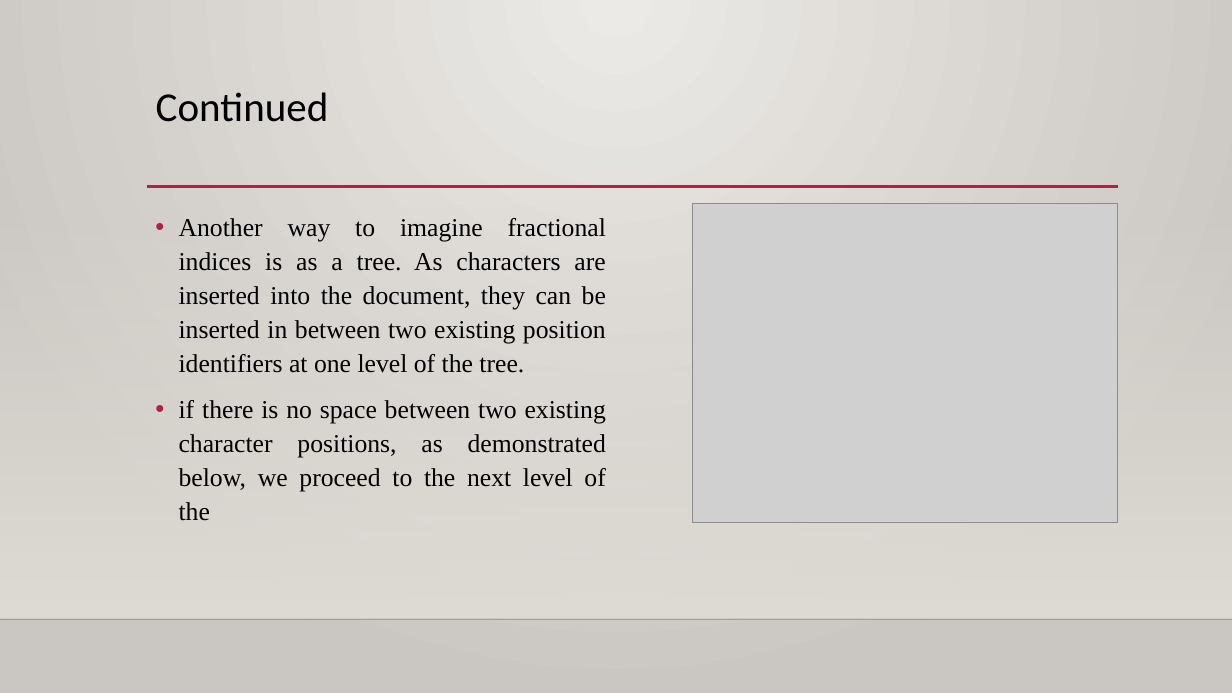
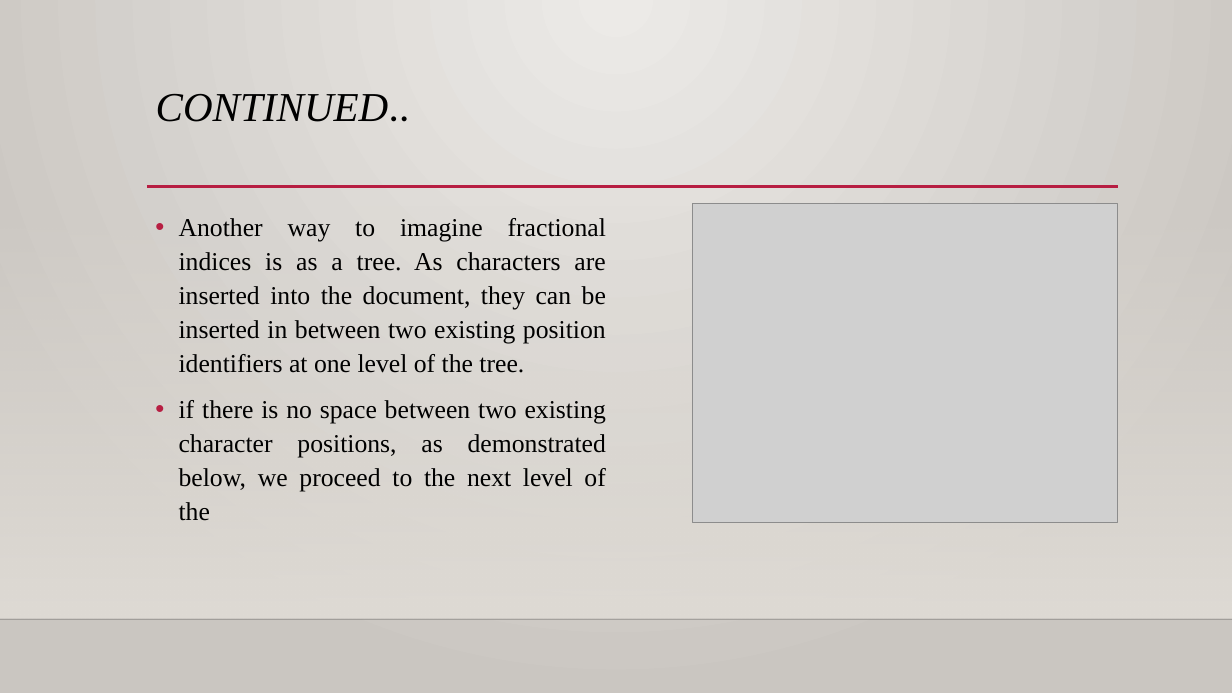
Before and after one commit to azhagumathi/task, a slide deck: slide 29 of crdt.pptx (slide 23 before the commit). Drawn at 1232x693 pixels with LibreOffice and Linux fonts; fonts in the diff are those of the drawing; grey boxes stand for pictures; background and template pictures are left out. Boxes give left, top, right and bottom in pixels: in the first picture for what was removed or moved away, otherwise in the second. Text is boxed around its words. In the diff, an @@ line names an element or a change of style, - is before the commit and + after.

```diff
--- a/crdt.pptx
+++ b/crdt.pptx
@@ title at [156,93,410,122]: text changed; font Calibri to Times New Roman; italic on @@
-Continued
+CONTINUED..
```
Also in this commit, not shown: 7 other slides changed, 9 slides added, 3 slides removed.
